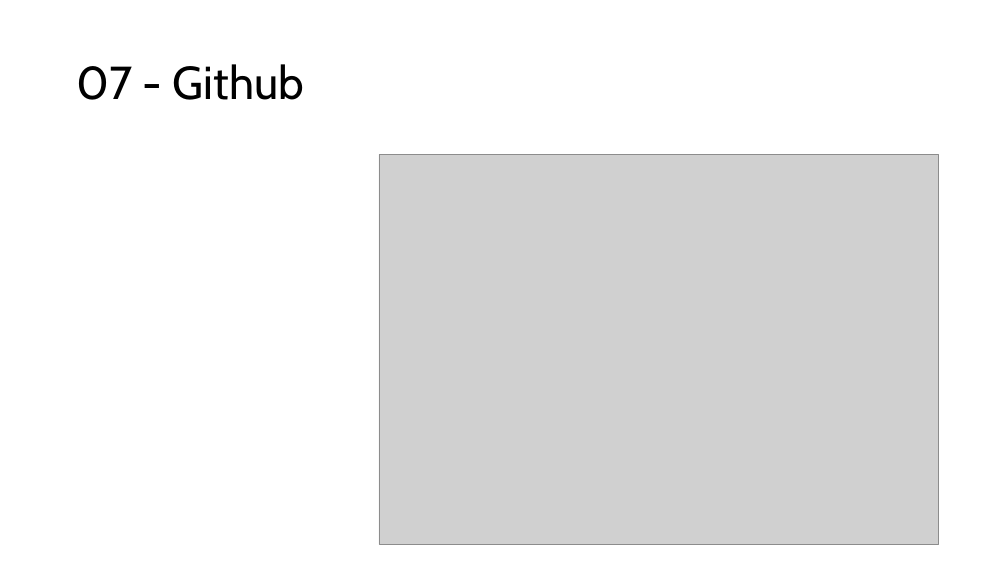
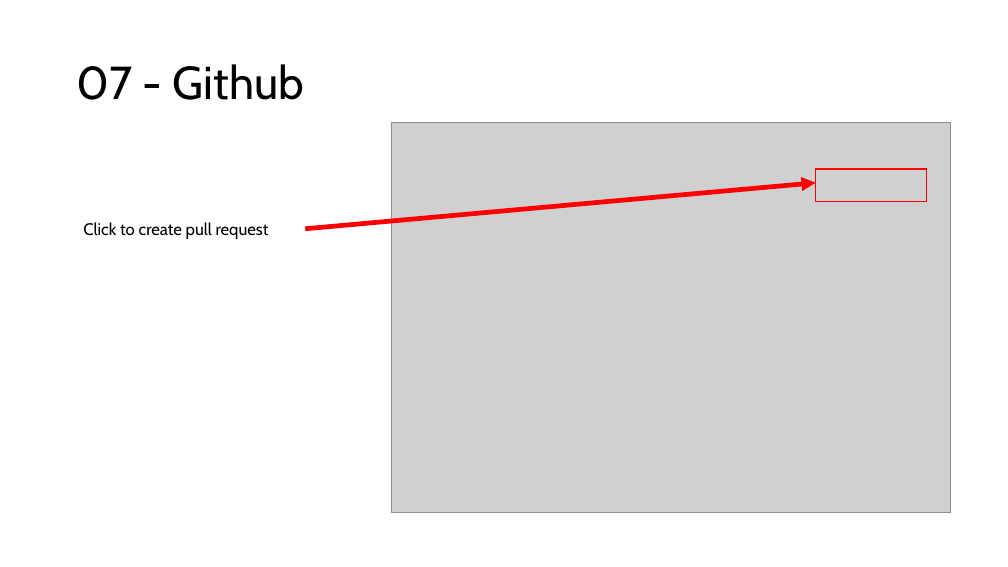
Before and after one commit to orgutier/GithubTraining, a slide deck: slide 26 of Git - GitHub training.pptx. Drawn at 1008x567 pixels with LibreOffice and Linux fonts; fonts in the diff are those of the drawing; grey boxes stand for pictures. Boxes give left, top, right and bottom in pixels: in the first picture for what was removed or moved away, otherwise in the second. Text is boxed around its words. In the diff, an @@ line names an element or a change of style, - is before the commit and + after.

Commit message:
Slides V1.3 github complete

```diff
--- a/Git - GitHub training.pptx
+++ b/Git - GitHub training.pptx
@@ picture: place and size @@
-picture at (379,154,938,544)
+picture at (391,123,951,513)
@@ rectangle added at (816,169,927,201), outline #FF0000 1.5 pt @@
@@ arrow added from (306, 229) to (816, 183), #FF0000 4.5 pt @@
@@ text added at (83,222,269,239), 16 pt, text #000000 @@
+Click to create pull request
```
Also in this commit, not shown: 6 other slides changed.
